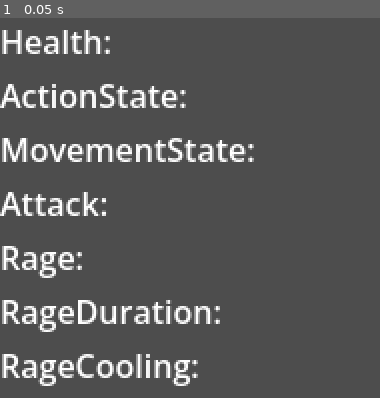
Above: before the commit, frame 1.
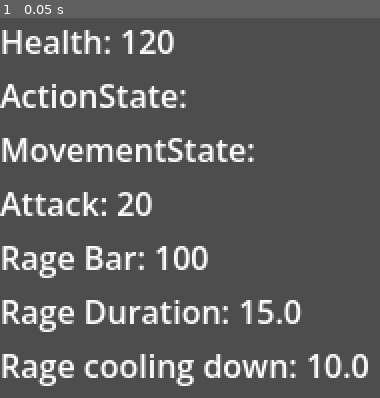
Above: after the commit, the same moment.

Repository: the-kureitibu/Game_Jam_2026
Game: Godot game, scene res://scenes/ui/test_ui.tscn
Same seed, same stepped clock (60 frames per second), same inputs: the game is played once before the commit and once after it. This scene is started directly instead of the project's main scene.
Inputs:
- Up to frame 1 (0.05 s): no input

The runs differ from the first frame. In frame 1, 6.1% of the frame differs, in the area x 20-97%, y 3-97%.

Commit message:
Add setget for local vars for UI

Diff:
--- a/scenes/player_scene/player_scripts/player_scene.gd
+++ b/scenes/player_scene/player_scripts/player_scene.gd
@@ -1,17 +1,42 @@
 extends PlayerBase
 
-#add if AttkComboSprite is vis > AttkComboSprite anim play
+#
+#signal SignalHub.set_ini_a_state(player_action_state)
+#signal SignalHub.set_ini_m_state(player_move_state)
+#
+#signal SignalHub.update_p_a_state(player_action_state)
+#signal SignalHub.update_p_r_duration(rage_duration)
+#signal SignalHub.update_p_r_cooling(rage_cooling)
+
+
 
 #region Base Vars
 
+#add duration and cooling for rage
+
 @export var stats: PlayerStats
-@export var p_heath: int
+@export var p_health: int:
+	set(value):
+		p_health = value
+		SignalHub.update_p_health.emit(value)
+
 @export var p_speed: float
-@export var p_damage: int
-@export var r_amount: int
+@export var p_damage: int:
+	set(value):
+		p_damage = value
+		SignalHub.update_p_attack.emit(p_damage)
+
+@export var r_amount: int:
+	set(value):
+		r_amount = value
+		SignalHub.update_p_rage.emit(value)
+
 @export var r_per_attk: int
 @export var p_sprite: AnimatedSprite2D
-@export var p_move_state: PlayerBase.PlayerMoveState = PlayerMoveState.IDLE
+@export var p_move_state: PlayerBase.PlayerMoveState = PlayerMoveState.IDLE:
+	set(value):
+		p_move_state = value
+		SignalHub.update_p_m_state.emit(value)
 
 var p_direction: float = 0.0
 var can_dash: bool
@@ -44,7 +69,10 @@
 var has_attk_mid_air := false
 var is_blocking := false
 
-var p_action_state: PlayerBase.PlayerActionState = PlayerActionState.NONE
+var p_action_state: PlayerBase.PlayerActionState = PlayerActionState.NONE:
+	set(value):
+		p_health = value
+		SignalHub.update_p_health.emit(value)
 
 
 #endregion
@@ -117,7 +145,7 @@
 
 #region Initial Stats declaration
 func dec_ini_stats() -> void:
-	p_heath = stats.player_health
+	p_health = stats.player_health
 	p_speed = stats.player_speed
 	p_damage = stats.player_damage
 	r_amount = stats.rage_amount
--- a/scenes/ui/test_ui.gd
+++ b/scenes/ui/test_ui.gd
@@ -2,7 +2,7 @@
 
 #region Base Vars
 
-var p_stats: PlayerStats
+@export var p_stats: PlayerStats
 var p_move_state: String
 var p_action_state: String
 var p_heath: int
@@ -27,7 +27,8 @@
 #endregion
 
 func _ready() -> void:
-	pass
+	dec_ini_p_stats("test", "test")
+	update_ini_hud_labels()
 
 
 # Called every frame. 'delta' is the elapsed time since the previous frame.
@@ -35,8 +36,8 @@
 	pass
 
 func dec_ini_p_stats(a_state: String, m_state: String) -> void:
-		p_move_state = m_state
-		p_action_state = a_state
+		#p_move_state = m_state
+		#p_action_state = a_state
 		p_heath = p_stats.player_health
 		p_damage = p_stats.player_damage
 		r_amount = p_stats.rage_amount
@@ -44,5 +45,14 @@
 		r_cooling = p_stats.rage_cd_timer
 		r_per_attk = p_stats.rage_per_attack
 
+
+
 func update_ini_hud_labels() -> void:
-	pass
+
+	health_label.text = "Health: " + str(p_heath)
+	#action_state_label: Label
+	#movement_state_label: Label
+	attack_label.text = "Attack: " + str(p_damage)
+	rage_label.text = "Rage Bar: " + str(r_amount)
+	rage_duration_label.text = "Rage Duration: " + str(r_duration)
+	rage_cd_label.text = "Rage cooling down: " +str(r_cooling)
--- a/scenes/ui/test_ui.tscn
+++ b/scenes/ui/test_ui.tscn
@@ -1,6 +1,11 @@
 [gd_scene format=3 uid="uid://dmce6111r1rt"]
 
 [ext_resource type="Script" uid="uid://d1egr0unlk80v" path="res://scenes/ui/test_ui.gd" id="1_5uadj"]
+[ext_resource type="Script" uid="uid://rc0p3ykjd7ra" path="res://resources/player/player_stats.gd" id="2_rxn4h"]
+
+[sub_resource type="Resource" id="Resource_7ghdq"]
+script = ExtResource("2_rxn4h")
+metadata/_custom_type_script = "uid://rc0p3ykjd7ra"
 
 [node name="TestUi" type="Control" unique_id=1506350038 node_paths=PackedStringArray("health_label", "action_state_label", "movement_state_label", "attack_label", "rage_label", "rage_duration_label", "rage_cd_label")]
 layout_mode = 3
@@ -10,6 +15,7 @@
 grow_horizontal = 2
 grow_vertical = 2
 script = ExtResource("1_5uadj")
+p_stats = SubResource("Resource_7ghdq")
 health_label = NodePath("MarginContainer/VBoxContainer/Health")
 action_state_label = NodePath("MarginContainer/VBoxContainer/ActionState")
 movement_state_label = NodePath("MarginContainer/VBoxContainer/MovementState")
--- a/signal_hub/signal_hub.gd
+++ b/signal_hub/signal_hub.gd
@@ -8,4 +8,13 @@
 #region UI related
 signal set_ini_a_state(player_action_state)
 signal set_ini_m_state(player_move_state)
+
+signal update_p_health(p_health)
+signal update_p_a_state(player_action_state)
+signal update_p_m_state(player_move_state)
+signal update_p_attack(player_attack)
+signal update_p_rage(player_rage)
+signal update_p_r_duration(rage_duration)
+signal update_p_r_cooling(rage_cooling)
+
 #endregion
